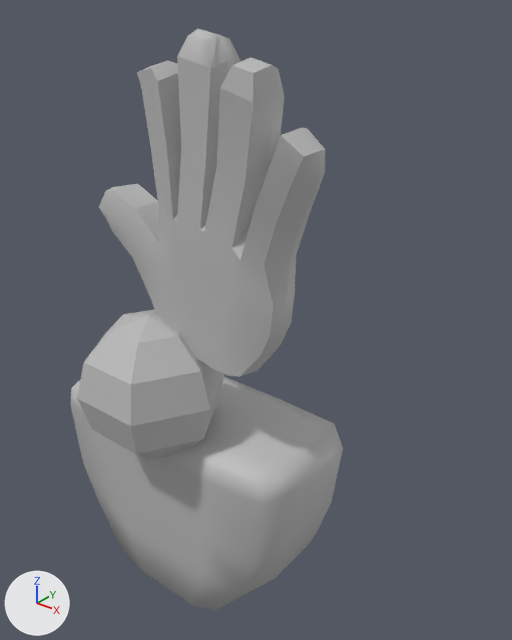
One commit to the FBX model Assets/Meshes/President.fbx: the scene before it, then after it.
Before and after are seen from a 50 mm lens placed at (0.0516, -0.0545, 0.0732), pointed at (0.0075, 0.0006, 0.0391). Arrows for +X, +Y and +Z are at lower left; the lights stay in place. Where no turn or scale is listed for an object, it has been applied to the vertices.

Objects in the first picture: 'Hand', 'President_Body', 'President_Head'.
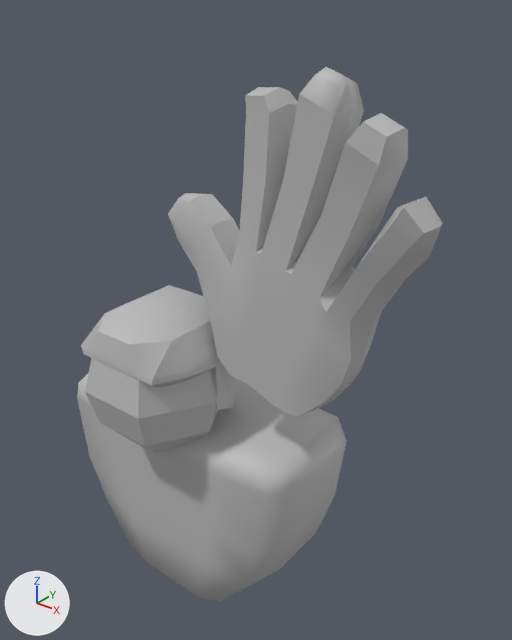
ob_president is not drawn itself; it is the parent of ob_hand.

Scene script edits in JSON lines:
```json
{"op": "add", "block": "me_mesh_003", "code": ["me_mesh_003 = bpy.data.meshes.new('Mesh.003')", "me_mesh_003.from_pydata(...)  # 68 vertices, 72 faces; spans x -0.0078..0.0078, y -0.0076..0.0076, z -0.0063..0.0063", "me_mesh_003.materials.append(mat_lambert1)  # grey #bcbcbc"]}
{"op": "set", "path": "ob_hand.location", "old": "(-0.187, -2.484, 0.078)", "new": "(-0.74, -3.315, 0.078)"}
{"op": "set", "path": "ob_hand.rotation_euler", "old": "(0.0, 0.0, 0.297)", "new": "(0.0, 0.0, 0.104)", "note": "degrees (0, 0, 17) -> degrees (0, 0, 6)"}
{"op": "set", "path": "ob_president.location", "old": "(0.00153, -0.00428, 0.0258)", "new": "(0.00665, -0.00284, 0.0341)"}
{"op": "set", "path": "ob_president_body.location", "old": "(-0.0004, -0.0012, 0.0137)", "new": "(-0.0008, 0.0003, 0.0137)"}
{"op": "set", "path": "ob_president_head.location", "old": "(-0.0004, -0.0078, 0.0319)", "new": "(-0.0008, -0.0064, 0.0319)"}
{"op": "add", "block": "ob_presidenthair", "code": ["ob_presidenthair = bpy.data.objects.new('PresidentHair', me_mesh_003)", "ob_presidenthair.location = (-0.0005, -0.0053, 0.0351)"]}
```

Location of each change, (x1, y1, x2, y2) in pixels of the pictures (512 x 640 px):
```json
{"object": "Hand", "change": "moved, turned", "before": [99, 29, 325, 377], "after": [168, 67, 442, 417]}
{"object": "President_Body", "change": "moved", "before": [70, 377, 343, 611], "after": [77, 373, 347, 602]}
{"object": "President_Head", "change": "moved", "before": [77, 310, 224, 460], "after": [85, 358, 218, 453]}
{"object": "PresidentHair", "change": "added", "after": [81, 285, 235, 410]}
```
